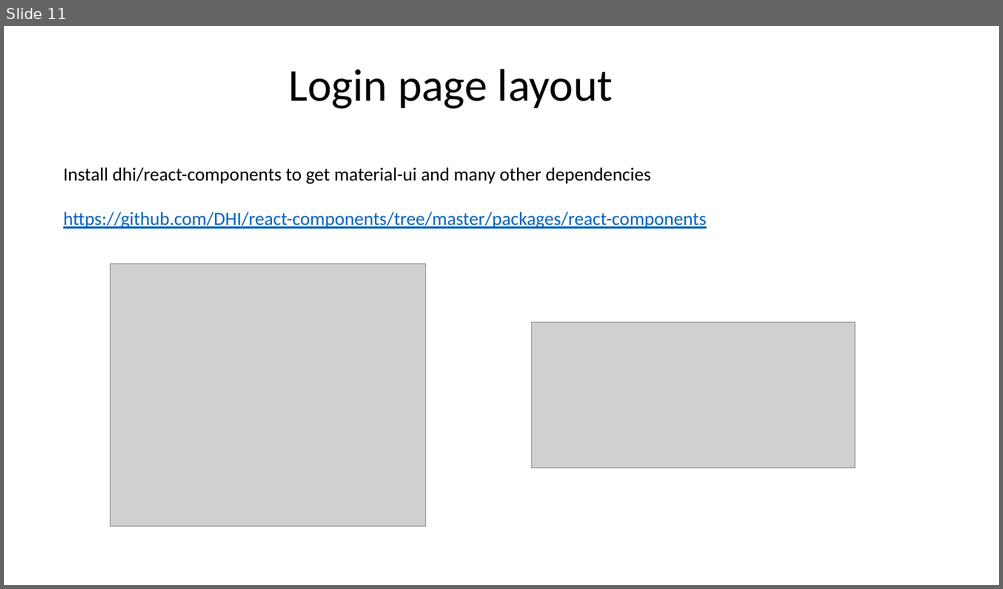
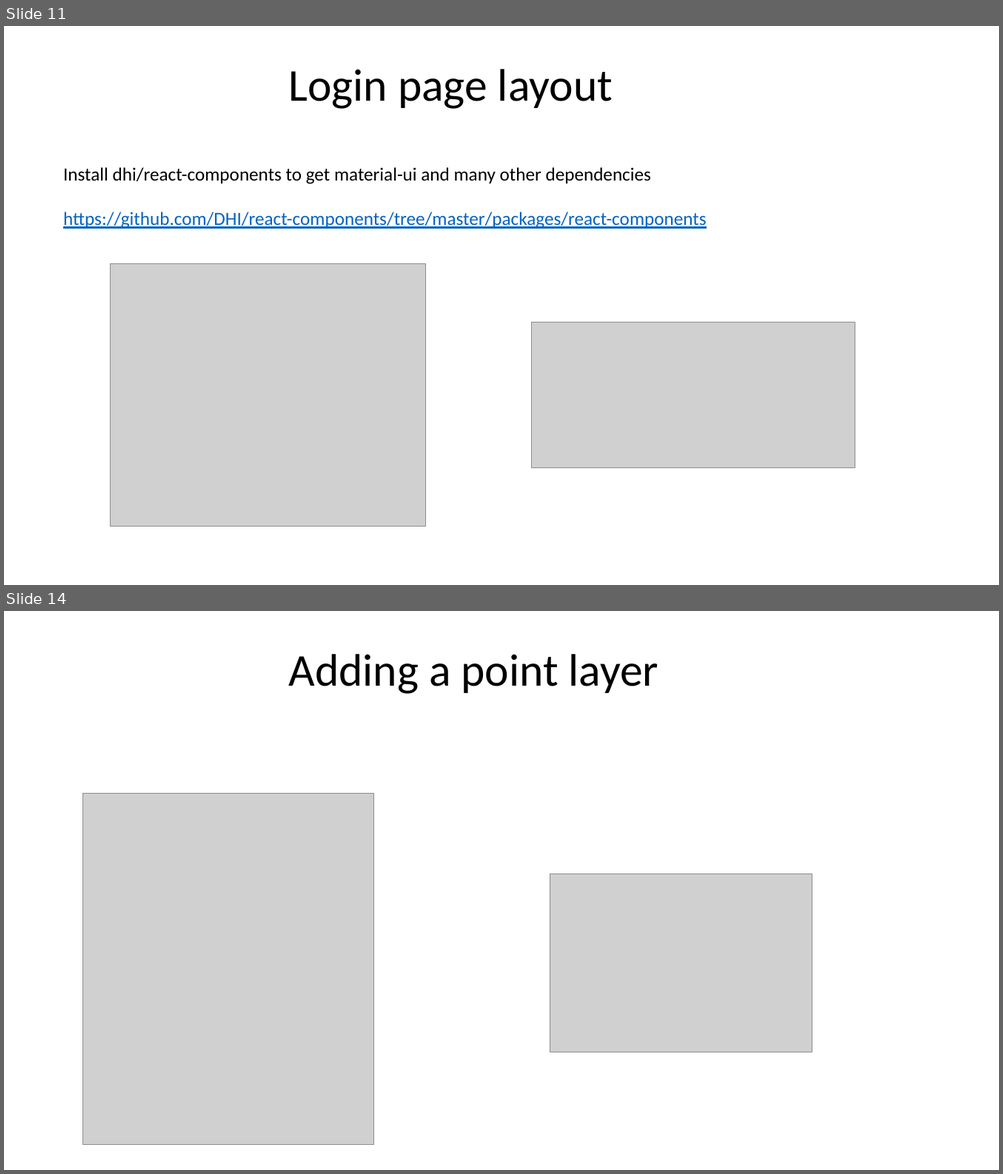
Before and after one commit to DHI/DomainServicesCourse, a slide deck: Presentations/DS-course-4-frontend.pptx. Shown one above the other, each under a label of ours: slide 11 before the commit, slides 11 and 14 after it; the slides between them are not shown. The pictures are 1003x589 and 1003x1174 pixels, drawn with LibreOffice and Linux fonts; fonts in the diff are those of the drawing; grey boxes stand for pictures. Boxes give left, top, right and bottom in pixels: in the first picture for what was removed or moved away, otherwise in the second. Text is boxed around its words. In the diff, an @@ line names an element or a change of style, - is before the commit and + after.

```diff
--- a/Presentations/DS-course-4-frontend.pptx
+++ b/Presentations/DS-course-4-frontend.pptx
@@ slide 14 added at box(4, 611, 999, 1170), background #FFFFFF @@
@@ text added at box(288, 654, 659, 694), 44 pt, text #000000 @@
+Adding a point layer
@@ picture added at box(83, 794, 374, 1145) @@
@@ picture added at box(550, 874, 812, 1053) @@
```
Also in this commit, not shown: 3 other slides added, 7 other files.
